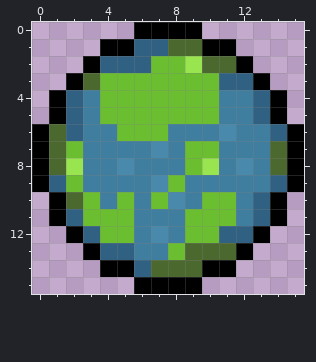
File history of a pixel-art file, assets/textures/aseprite/earth.aseprite. That is the earlier state.
16x16 pixels, 1 frame.
After the commit:
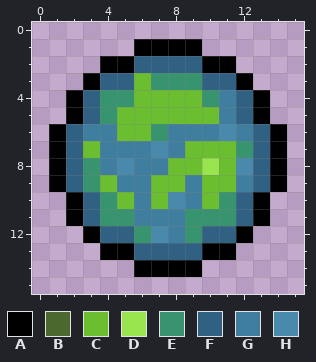
Palette (. is transparent): A #000000  B #4b692f  C #6abe30  D #99e550  E #37946e  F #306082  G #407e9f  H #4889ac
The edit:
Changed rows in their new state; - is an unchanged pixel.
first column x 0:
 0 ------....------
 1 ----..AAAA..----
 2 ---.AA-FFFAA.---
 3 --.AFF-EEEF-A.--
 4 -.AFEE----E-FA.-
 5 -.AFE-------FA.-
 6 .A-----E-----FA.
 7 .AFC-------CEFA.
 8 .AFE----C--C-FA.
 9 .AFEC--C--CC-FA.
10 -.AFE------EFA.-
11 -.AFEE---EEEFA.-
12 --.AFFE--EF-A.--
13 ---.AAFFFFAA.---
14 ----..AAAA..----
15 ------....------
